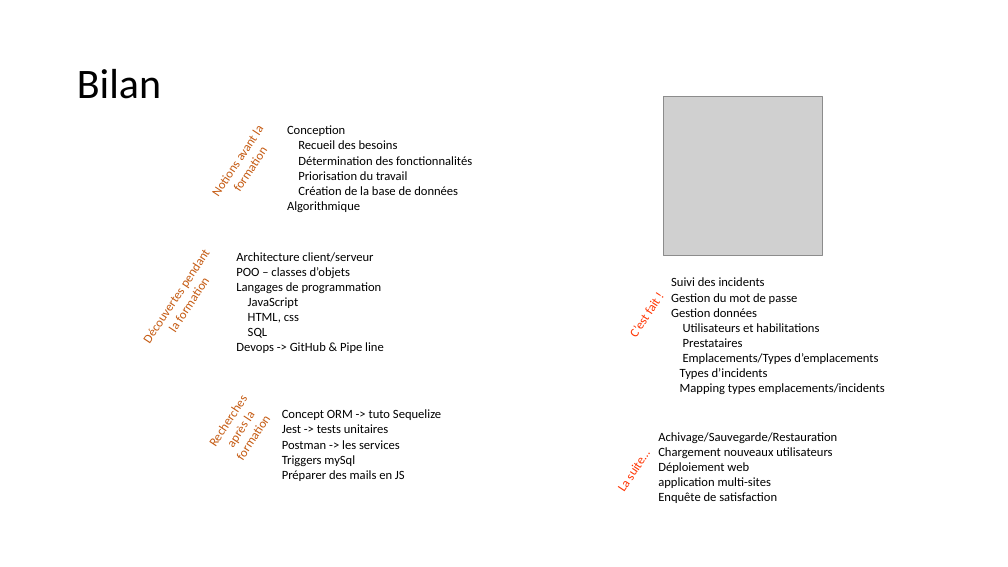
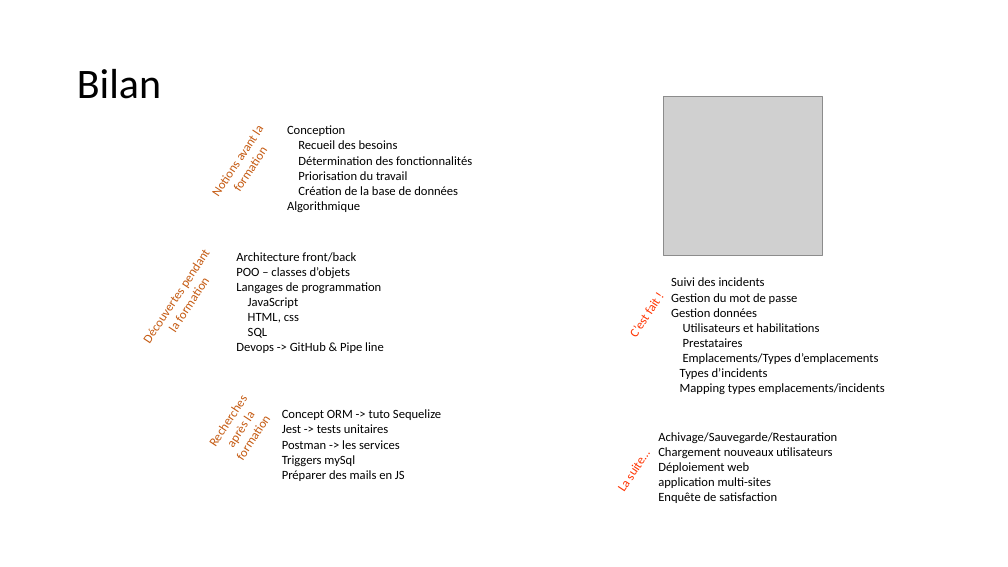
Before and after one commit to mapette/sos_immo_backend, a slide deck: slide 21 of doc/présentation V5.pptx. Drawn at 1008x567 pixels with LibreOffice and Linux fonts; fonts in the diff are those of the drawing; grey boxes stand for pictures. Boxes give left, top, right and bottom in pixels: in the first picture for what was removed or moved away, otherwise in the second. Text is boxed around its words. In the diff, an @@ line names an element or a change of style, - is before the commit and + after.

```diff
--- a/doc/présentation V5.pptx
+++ b/doc/présentation V5.pptx
@@ text at box(236, 252, 356, 262): text changed @@
-Architecture client/serveur
+Architecture front/back
```
Also in this commit, not shown: 2 other slides changed, 1 other file.
